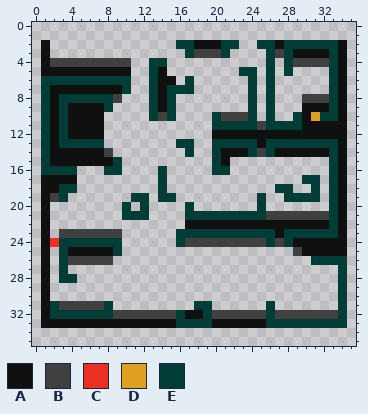
Two versions of one pixel-art sprite, AridArnold/Content/Campaigns/MainCampaign/Levels/0708.png. The picture above is the old version.
The file is 36x36 pixels. Colours within 5 levels of each other are drawn and written as one.
Palette (. is transparent): A #101010  B #404040  C #ea301f  D #e0a021  E #003d36
And afterwards:
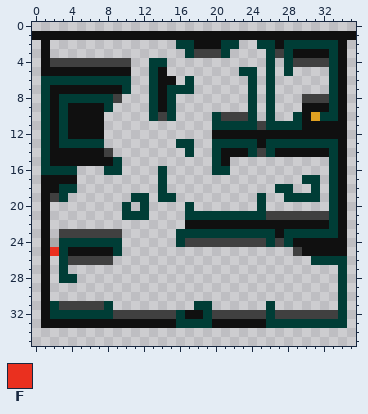
Colours new in this view: F #ea301f
Difference:
Colour C changes from #ea301f to #a9a9a9.
Colour A now appears in row 1 at x 0 to 35.
Colour F now appears in row 25 at x 2.
Where, in picture pixels (left, top, right, bottom), the same in both pictures:
added: (32, 31, 356, 40)
changed: (50, 238, 59, 256)
